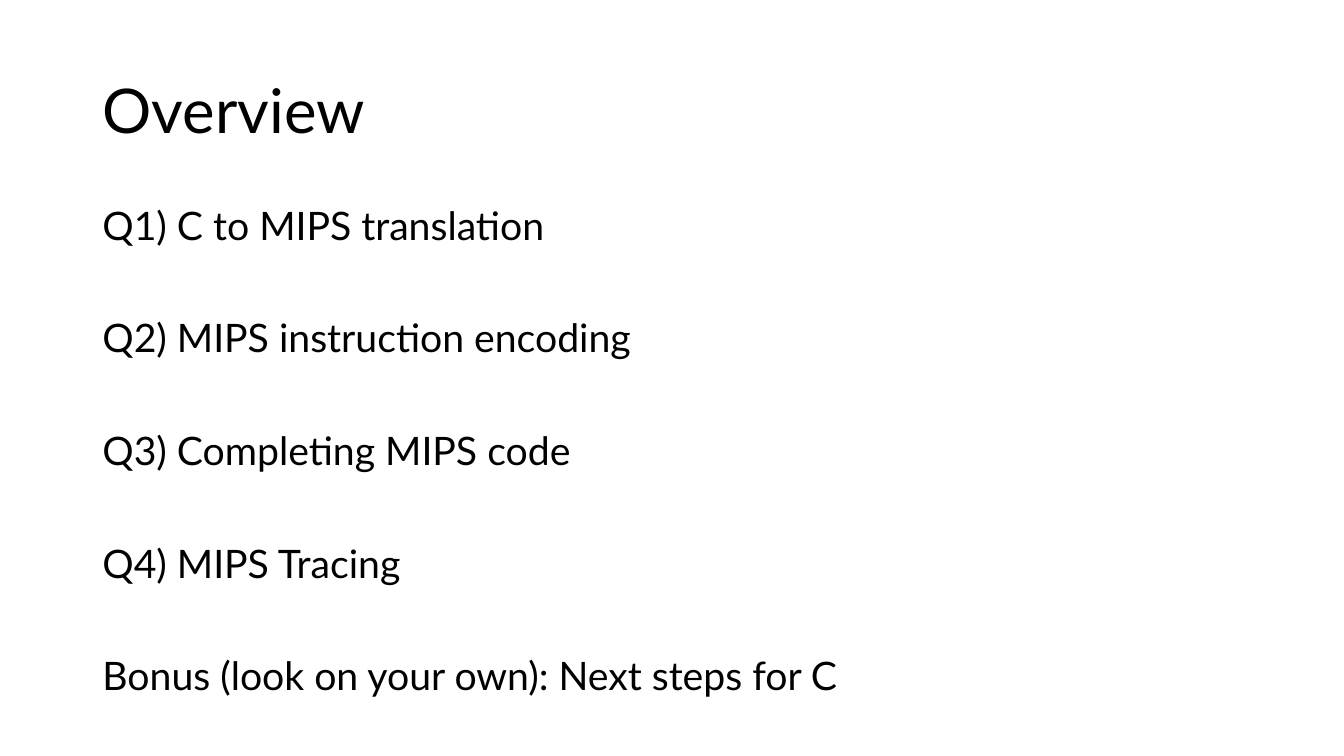
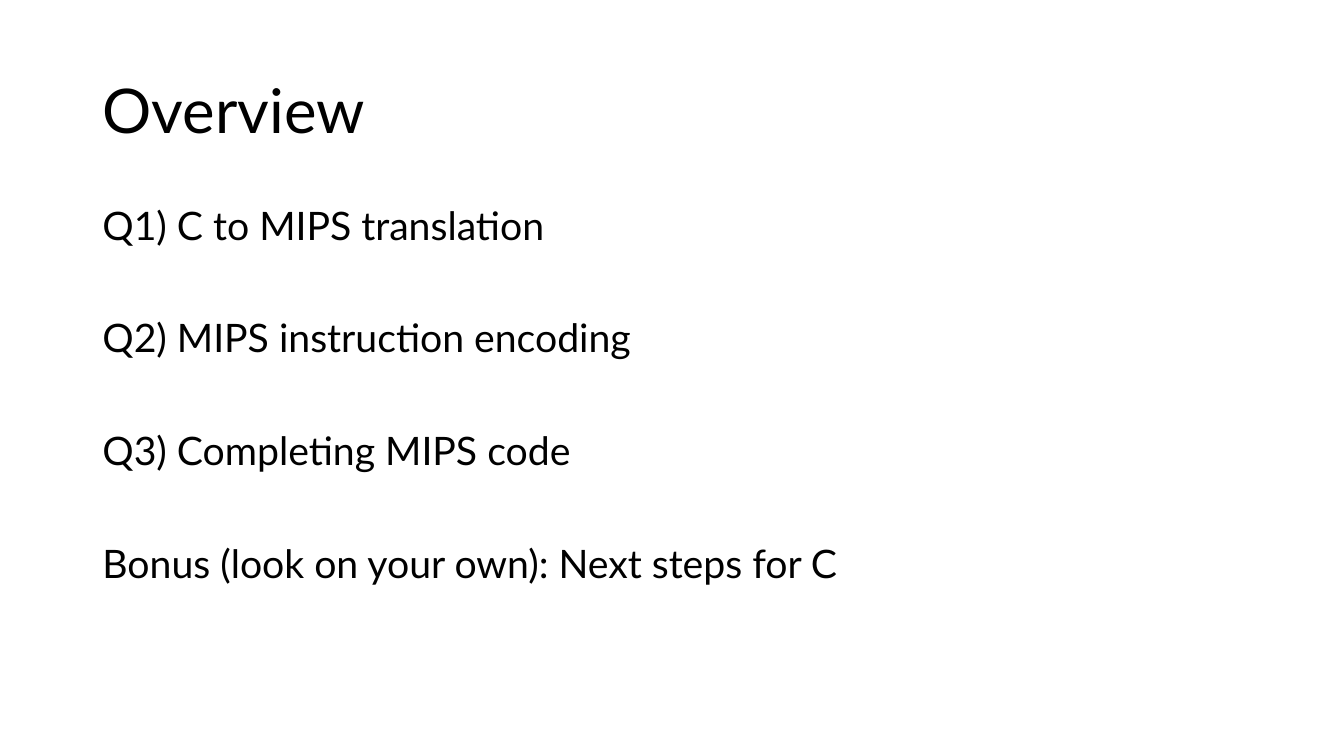
Before and after one commit to theodoreleebrant/TA-2425S1, a slide deck: slide 3 of CS2100/CS2100 Tutorial 3.pptx (slide 2 before the commit). Drawn at 1344x756 pixels with LibreOffice and Linux fonts; fonts in the diff are those of the drawing. Boxes give left, top, right and bottom in pixels: in the first picture for what was removed or moved away, otherwise in the second. Text is boxed around its words. In the diff, an @@ line names an element or a change of style, - is before the commit and + after.

```diff
--- a/CS2100/CS2100 Tutorial 3.pptx
+++ b/CS2100/CS2100 Tutorial 3.pptx
@@ text at box(102, 547, 401, 585): paragraph removed @@
-Q4) MIPS Tracing
```
Also in this commit, not shown: 3 other slides changed.
